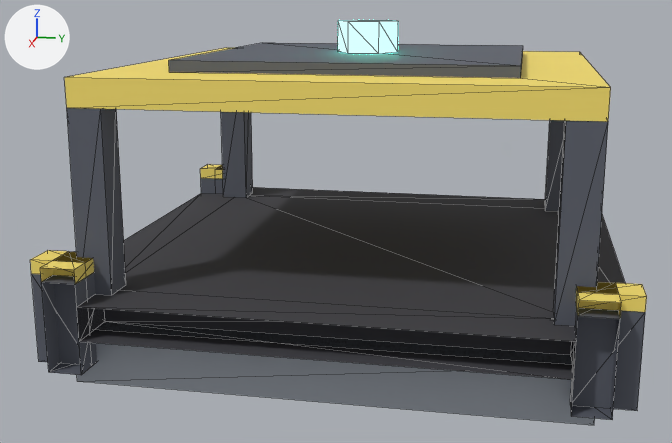
The glTF model arte/modelos/logistica/esteira/divisor/divisor.glb: old version first, new version second.
Both versions are drawn from a camera (50 mm lens) standing at (1.849, 0.306, 0.664) and looking at (0.035, -0.057, 0.211). Every picture has the same lights, and +X, +Y and +Z are marked at upper left. The first picture is the older version. Mesh edges are drawn as thin lines. Vertices at exactly the same position are counted once.

Names of what the first picture shows: 'divisor'.
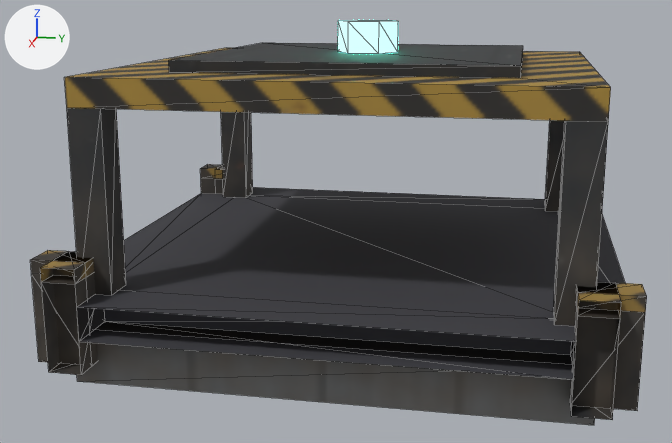
Where the change shows, as pixel boxes (x1, y1, x2, y2) in the pictures (672 x 443 px):
'divisor', recoloured, surface changed (darker)
    both: (30, 42, 647, 425)
part 1 of me_divisor_corpo, recoloured (darker)
    both: (32, 43, 645, 420)
part 2 of me_divisor_corpo, recoloured (light grey to grey)
    both: (77, 322, 595, 425)
part 3 of me_divisor_corpo, recoloured (darker)
    both: (30, 48, 647, 317)
part 4 of me_divisor_corpo, surface changed (darker)
    both: (30, 41, 647, 425)

The change in detail:
Picture 'divisor_tex' (img_divisor_tex) is new.
Material 'divisor_Tex' (mat_divisor_tex) is new.
Its texture is img_divisor_tex.
Its metallic is 0.15.
Its roughness is 0.7.
me_divisor_corpo has 172 vertices, 260 faces and spans x -0.5..0.5, y -0.5..0.5, z 0.0..0.61.
me_divisor_corpo is used by ob_divisor; location (0.0, 0.0, 0.0).
me_divisor_corpo part 1: all 124 faces that had it switch from mat_p_escuro (dark grey #595d69) to mat_divisor_tex (picture img_divisor_tex).
me_divisor_corpo part 2: all 12 faces that had it switch from mat_p_metal (light grey #adb5bf) to mat_divisor_tex (picture img_divisor_tex).
me_divisor_corpo part 3: all 60 faces that had it switch from mat_p_faixa (yellow #f9e16c) to mat_divisor_tex (picture img_divisor_tex).
me_divisor_corpo part 4: texture (UV) coordinates of 260 of 260 faces, centred in x -0.467..0.467, y -0.467..0.467, z 0.0..0.61, changed; they spanned u 0.0..1.0, v 0.0..0.1 and now span u 0.0..1.0, v 0.0..1.0.
